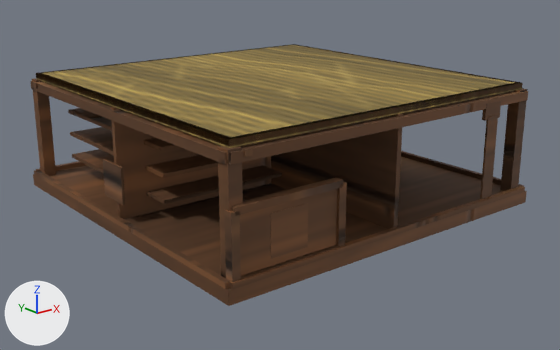
The FBX model art/models/Basic.Folktails/LOD2.fbx: old version first, new version second.
Before and after are seen from a 50 mm lens placed at (-3.89, -4.98, 2.14), pointed at (0.0, -0.12, 0.19). The axes (+X, +Y, +Z) are drawn at lower left. The lights are the same throughout. The first picture is the older version. Vertices at exactly the same position are counted once.

Before the edit, the objects in view are built like this:
```python
me_sm_hdbf_boxfarm_basic_lod2_mesh = bpy.data.meshes.new('SM_HDBF_BoxFarm_Basic_LOD2_mesh')
me_sm_hdbf_boxfarm_basic_lod2_mesh.from_pydata(...)  # 484 vertices, 770 faces; spans x -1.5..1.5, y -1.5..1.5, z 0.0..1.0
# faces by material slot: [760, 10]
me_sm_hdbf_boxfarm_basic_lod2_mesh.materials.append(mat_m_hdbf_wood)
me_sm_hdbf_boxfarm_basic_lod2_mesh.materials.append(mat_m_hdbf_fabric)
ob_sm_hdbf_boxfarm_basic_lod2 = bpy.data.objects.new('SM_HDBF_BoxFarm_Basic_LOD2', me_sm_hdbf_boxfarm_basic_lod2_mesh)
ob_sm_hdbf_boxfarm_basic_lod2.location = (0.0, 0.0, 0.0)
```
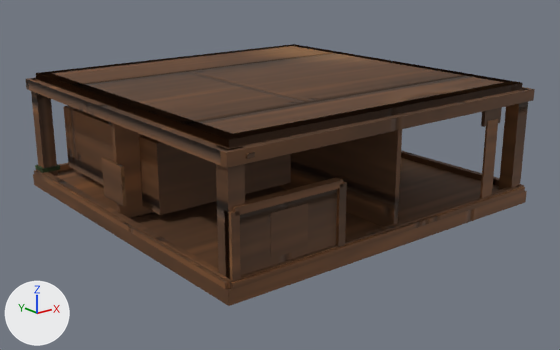
Location of each change, [x1, y1, x2, y2] in pixels of the pictures (560 x 350 px; the box of a moved part takes in the faces that stretch with it):
'SM_HDBF_BoxFarm_Basic_LOD2', reshaped: before [30, 44, 528, 306]; after [26, 44, 535, 306]
part 1 of me_sm_hdbf_boxfarm_basic_lod2_mesh, added (brown): after [31, 78, 58, 175]
part 2 of me_sm_hdbf_boxfarm_basic_lod2_mesh, added (brown): after [216, 145, 245, 279]
part 3 of me_sm_hdbf_boxfarm_basic_lod2_mesh, added (brown): after [499, 88, 528, 190]
part 4 of me_sm_hdbf_boxfarm_basic_lod2_mesh, added (brown): after [64, 106, 291, 215]
part 5 of me_sm_hdbf_boxfarm_basic_lod2_mesh, moved or reshaped: before [482, 101, 501, 121]; after [481, 107, 502, 127]
part 6 of me_sm_hdbf_boxfarm_basic_lod2_mesh, moved or reshaped: before [480, 115, 498, 199]; after [480, 119, 498, 198]
part 7 of me_sm_hdbf_boxfarm_basic_lod2_mesh, added: after [35, 164, 60, 173]
part 8 of me_sm_hdbf_boxfarm_basic_lod2_mesh, moved or reshaped: before [244, 148, 253, 157]; after [246, 152, 255, 159]
part 9 of me_sm_hdbf_boxfarm_basic_lod2_mesh, rebuilt (9% wider, 9% taller): before [103, 159, 125, 205]; after [102, 157, 126, 207]
part 10 of me_sm_hdbf_boxfarm_basic_lod2_mesh, added: after [36, 151, 524, 289]
part 11 of me_sm_hdbf_boxfarm_basic_lod2_mesh, added (brown): after [26, 77, 535, 168]
part 12 of me_sm_hdbf_boxfarm_basic_lod2_mesh, deleted: before [33, 82, 282, 204]
part 13 of me_sm_hdbf_boxfarm_basic_lod2_mesh, moved or reshaped: before [32, 44, 528, 278]; after [36, 44, 523, 277]
part 14 of me_sm_hdbf_boxfarm_basic_lod2_mesh, surface changed (darker): [36, 44, 522, 282] in both
part 15 of me_sm_hdbf_boxfarm_basic_lod2_mesh, recoloured (darker): [36, 44, 522, 148] in both

The edits, one by one:
me_sm_hdbf_boxfarm_basic_lod2_mesh is used by ob_sm_hdbf_boxfarm_basic_lod2; location (0.0, 0.0, 0.0).
me_sm_hdbf_boxfarm_basic_lod2_mesh had 484 vertices, 770 faces and spanned x -1.5..1.5, y -1.5..1.5, z 0.0..1.0.
me_sm_hdbf_boxfarm_basic_lod2_mesh now has 464 vertices, 766 faces and spans x -1.5..1.5, y -1.5..1.5, z 0.0..1.0.
me_sm_hdbf_boxfarm_basic_lod2_mesh part 1: a new loose piece, a box spanning x -1.46..-1.34, y 1.34..1.46, z 0.1..0.95, in mat_m_hdbf_wood.
me_sm_hdbf_boxfarm_basic_lod2_mesh part 2: a new loose piece, a box spanning x -1.46..-1.34, y -1.46..-1.34, z 0.1..0.95, in mat_m_hdbf_wood.
me_sm_hdbf_boxfarm_basic_lod2_mesh part 3: a new loose piece, a box spanning x 1.34..1.46, y -1.46..-1.34, z 0.1..0.95, in mat_m_hdbf_wood.
me_sm_hdbf_boxfarm_basic_lod2_mesh part 4: a new loose piece, a box spanning x -1.25..1.25, y -0.28..1.3, z 0.17..0.71, in mat_m_hdbf_wood.
me_sm_hdbf_boxfarm_basic_lod2_mesh part 5: the loose piece of 8 vertices spanning x 0.91..1.09, y -1.47..-1.44, z 0.77..0.9 is moved by (0.0, 0.0, -0.04).
me_sm_hdbf_boxfarm_basic_lod2_mesh part 6: the loose piece of 8 vertices spanning x 0.94..1.06, y -1.47..-1.46, z 0.08..0.8 is moved by (0.0, 0.0, -0.02).
me_sm_hdbf_boxfarm_basic_lod2_mesh part 7: a new loose piece, a box spanning x -1.48..-1.32, y 1.32..1.48, z 0.151..0.185, in mat_m_hdbf_fabric.
me_sm_hdbf_boxfarm_basic_lod2_mesh part 8: the loose piece of 8 vertices spanning x -1.35..-1.29, y -1.48..-1.46, z 0.9..0.94 is moved by (0.0, -0.02, -0.01).
me_sm_hdbf_boxfarm_basic_lod2_mesh part 9: the loose piece of 8 vertices spanning x -1.47..-1.45, y -0.14..0.14, z 0.26..0.54 is rebuilt with 8 vertices and now spans x -1.48..-1.45, y -0.15..0.15, z 0.25..0.55.
me_sm_hdbf_boxfarm_basic_lod2_mesh part 10: a new loose piece of 24 vertices spanning x -1.48..1.48, y -1.48..1.48, z 0.1..0.15, in mat_m_hdbf_wood.
me_sm_hdbf_boxfarm_basic_lod2_mesh part 11: a new loose piece of 24 vertices spanning x -1.49..1.49, y -1.49..1.49, z 0.86..0.95, in mat_m_hdbf_wood.
me_sm_hdbf_boxfarm_basic_lod2_mesh part 12: 10 loose pieces with 80 vertices, spanning x -1.48..1.34, y -0.28..1.35, z 0.1..0.94, are deleted.
me_sm_hdbf_boxfarm_basic_lod2_mesh part 13: 16 vertices moved from x -1.42..1.42, y -1.38..1.38, z 0.96..1.0 to x -1.42..1.42, y -1.4..1.4, z 0.96..1.0; 76 vertices removed from x -1.45..1.45, y -1.48..1.48, z 0.1..0.95; 32 vertices added at x -1.42..1.42, y -1.49..1.49, z 0.11..1.0.
me_sm_hdbf_boxfarm_basic_lod2_mesh part 14: 394 kept faces spanning x -1.47..1.47, y -1.49..1.47, z 0.09..1.0 get new texture (UV) coordinates.
me_sm_hdbf_boxfarm_basic_lod2_mesh part 15: 10 faces spanning x -1.42..1.42, y -1.42..1.42, z 0.95..1.0 switch from mat_m_hdbf_fabric to mat_m_hdbf_wood.
Other edits to the shape of me_sm_hdbf_boxfarm_basic_lod2_mesh do not show in these pictures.
